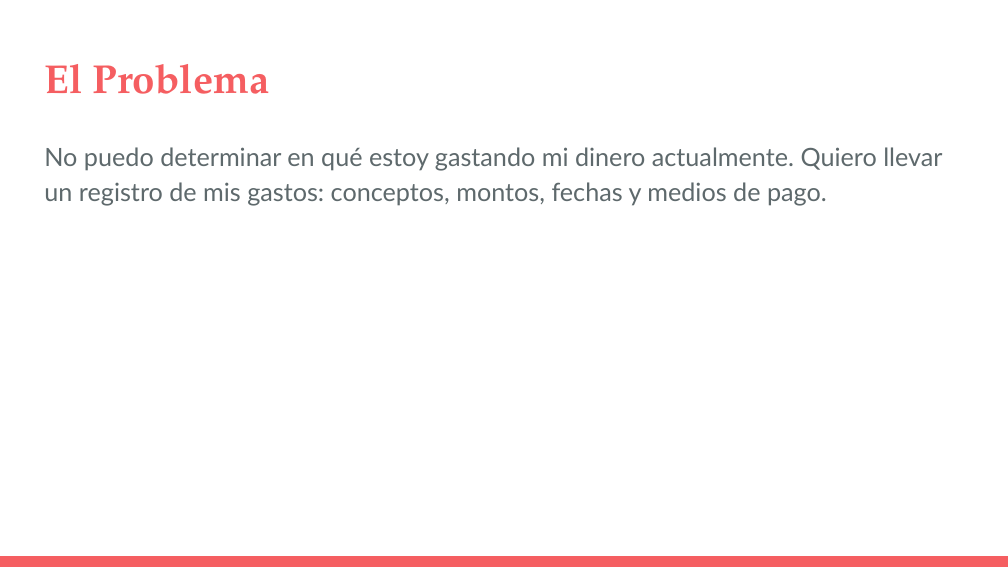
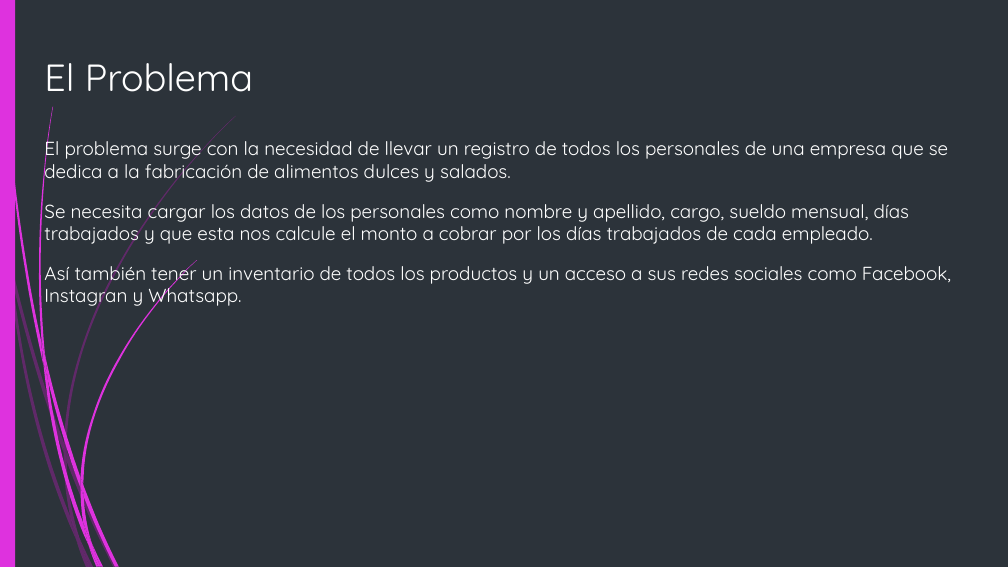
Before and after one commit to G4BOs/PyGDelicias, a slide deck: slide 2 of Presentacion/Presentación - Proyecto Final (1).pptx. Drawn at 1008x567 pixels with LibreOffice and Linux fonts; fonts in the diff are those of the drawing. Boxes give left, top, right and bottom in pixels: in the first picture for what was removed or moved away, otherwise in the second. Text is boxed around its words. In the diff, an @@ line names an element or a change of style, - is before the commit and + after.

```diff
--- a/Presentacion/Presentación - Proyecto Final (1).pptx
+++ b/Presentacion/Presentación - Proyecto Final (1).pptx
@@ background #FFFFFF to #2C333A @@
@@ rectangle added at (0,0,15,566), fill #DE32DE @@
@@ title "El Problema" at (44,63,253,92): size 28.8 to 27 pt, font TeX Gyre Pagella to Quicksand, text colour #F55E61 to #FFFFFF, bold off @@
@@ text at (44,136,951,309): text changed; size 18 to 13.5 pt; font Lato to Quicksand; text colour #5E696C to #FFFFFF @@
-No puedo determinar en qué estoy gastando mi dinero actualmente. Quiero llevar un registro de mis gastos: conceptos, montos, fechas y medios de pago.
+El problema surge con la necesidad de llevar un registro de todos los personales de una empresa que se dedica a la fabricación de alimentos dulces y salados.
+Se necesita cargar los datos de los personales como nombre y apellido, cargo, sueldo mensual, días trabajados y que esta nos calcule el monto a cobrar por los días trabajados de cada empleado.
+Así también tener un inventario de todos los productos y un acceso a sus redes sociales como Facebook, Instagran y Whatsapp.
@@ group added at (0,116,236,567): 10 freeform shapes @@
@@ group added at (2,0,198,567): 12 freeform shapes @@
@@ rectangle removed at (0,556,1008,567) @@
```
Also in this commit, not shown: 7 other slides changed, 3 slides added, 1 slide removed, 2 other files.
